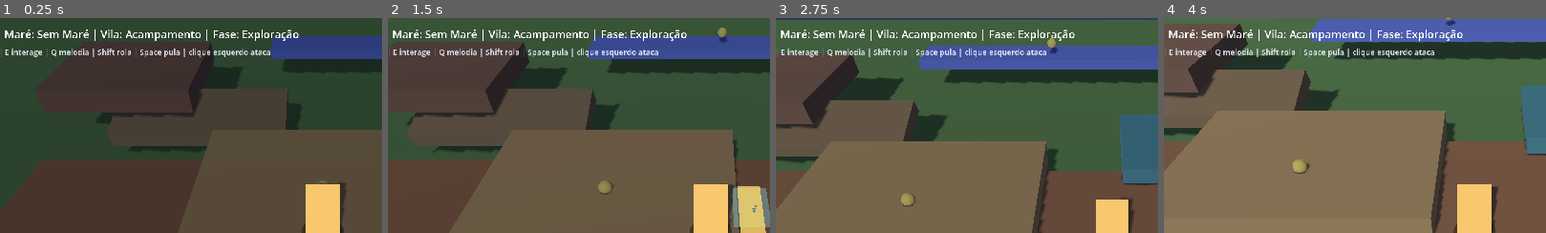
Above: before the commit, frames 1-4 (left to right).
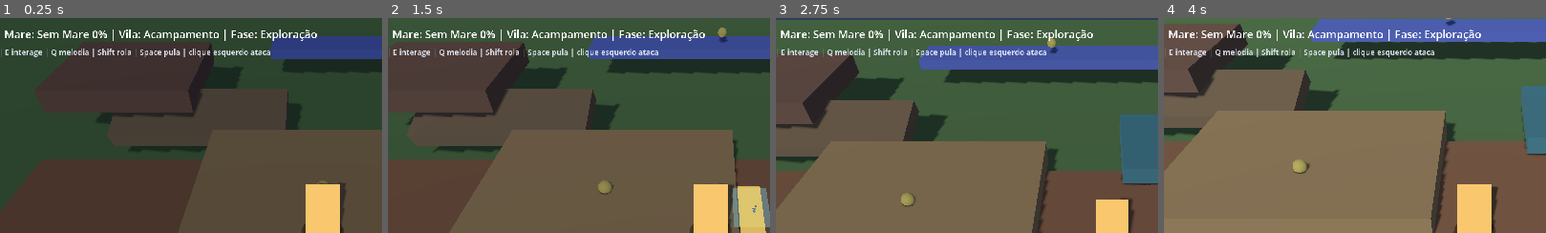
Above: after the commit, the same moments.

Repository: redetho/Project_ScaleTide
Game: Godot game, scene res://scenes/main.tscn
Two runs of this game, one before a commit and one after it. Both use one fixed random seed, a clock stepped at 60 frames per second and the inputs below.
Inputs (mouse positions are % of the whole screen's width and height, from its top left):
- Up to frame 1 (0.25 s): no input
- Up to frame 2 (1.5 s): tap Enter at 0.5 s; move the mouse to (72, 45) at 0.52 s; hold D (p1_move_right) 0.53-1.25 s; click (72, 45) at 0.6 s; tap Space (p1_jump) at 0.77 s; drag from (30, 55) to (45, 70) at 1.27 s
- Up to frame 3 (2.75 s): tap Space (p1_jump) at 2 s; move the mouse to (60, 28) at 2.02 s; hold D (p1_move_right) from 2.03 s (still down); click (60, 28) at 2.1 s
- Up to frame 4 (4 s): release D (p1_move_right) at 2.75 s; drag from (45, 70) to (20, 35) at 2.77 s; tap Enter at 3.5 s; move the mouse to (80, 65) at 3.52 s; hold A (p1_move_left) from 3.53 s (still down); click (80, 65) at 3.6 s; tap Space (p1_jump) at 3.77 s
The pictures show only the part of the screen within x 8-58%, y 0-50%; the shares and areas given below are measured in that part.

The runs differ from the first frame. In frame 1, 1.2% of the frame differs, in the area x 7-83%, y 5-11%; in frame 2, 1.2%; in frame 3, 1.2%; in frame 4, 1.2%.

Commit message:
Add nightly tide rise parameter

Diff:
--- a/scripts/core/tide_manager.gd
+++ b/scripts/core/tide_manager.gd
@@ -1,11 +1,18 @@
 extends Node
 
 signal tide_changed(tide_data: TideData)
+signal tide_level_changed(level: float)
 
 const TideDataScript := preload("res://scripts/resources/tide_data.gd")
 
+@export var max_tide_level := 1.0
+@export var tide_rise_speed := 0.18
+@export var tide_fall_speed := 0.3
+
 var available_tides: Array[TideData] = []
 var current_tide: TideData
+var tide_level := 0.0
+var target_tide_level := 0.0
 var rng := RandomNumberGenerator.new()
 
 
@@ -15,6 +22,16 @@
 	clear_tide()
 
 
+func _process(delta: float) -> void:
+	var speed := tide_rise_speed if target_tide_level > tide_level else tide_fall_speed
+	var next_level := move_toward(tide_level, target_tide_level, speed * delta)
+	if is_equal_approx(next_level, tide_level):
+		return
+
+	tide_level = next_level
+	tide_level_changed.emit(tide_level)
+
+
 func roll_night_tide() -> void:
 	if available_tides.is_empty():
 		clear_tide()
@@ -22,23 +39,25 @@
 
 	var golden_roll := rng.randf()
 	if golden_roll >= 0.96:
-		current_tide = _make_tide("Maré Dourada", Color(1.0, 0.78, 0.22, 0.18), ["peixes raros", "sementes luminosas"], true)
+		current_tide = _make_tide("Mare Dourada", Color(1.0, 0.78, 0.22, 0.18), ["peixes raros", "sementes luminosas"], true)
 	else:
 		current_tide = available_tides[rng.randi_range(0, available_tides.size() - 1)]
 
+	target_tide_level = max_tide_level
 	tide_changed.emit(current_tide)
 
 
 func clear_tide() -> void:
-	current_tide = _make_tide("Sem Maré", Color(0, 0, 0, 0), [], false)
+	current_tide = _make_tide("Sem Mare", Color(0, 0, 0, 0), [], false)
+	target_tide_level = 0.0
 	tide_changed.emit(current_tide)
 
 
 func _build_default_tides() -> void:
 	available_tides = [
-		_make_tide("Maré Azul", Color(0.22, 0.42, 0.95, 0.16), ["correntes de luz", "peixes aéreos"], false),
-		_make_tide("Maré Verde", Color(0.28, 0.85, 0.5, 0.13), ["sementes noturnas", "ervas de bruma"], false),
-		_make_tide("Maré Negra", Color(0.08, 0.02, 0.12, 0.28), ["ecos corrompidos", "fissuras ativas"], false)
+		_make_tide("Mare Azul", Color(0.22, 0.42, 0.95, 0.16), ["correntes de luz", "peixes aereos"], false),
+		_make_tide("Mare Verde", Color(0.28, 0.85, 0.5, 0.13), ["sementes noturnas", "ervas de bruma"], false),
+		_make_tide("Mare Negra", Color(0.08, 0.02, 0.12, 0.28), ["ecos corrompidos", "fissuras ativas"], false)
 	]
 
 
--- a/scripts/main.gd
+++ b/scripts/main.gd
@@ -73,14 +73,18 @@
 func _update_hud() -> void:
 	var time_name := "Dia" if TimeManager.is_daytime() else "Noite"
 	var tide_name := TideManager.current_tide.display_name
-	hud_label.text = "%s %.0f%% | Maré: %s | Vila: %s | Fase: %s" % [
+	hud_label.text = "%s %.0f%% | Mare: %s %.0f%% | Vila: %s | Fase: %s" % [
 		time_name,
 		TimeManager.day_progress * 100.0,
 		tide_name,
+		_normalized_tide_level() * 100.0,
 		VillageManager.stage_name(),
 		GameState.phase_name()
 	]
-	tide_overlay.color = TideManager.current_tide.overlay_color
+
+	var overlay_color := TideManager.current_tide.overlay_color
+	overlay_color.a *= _normalized_tide_level()
+	tide_overlay.color = overlay_color
 
 
 func _update_camera(delta: float) -> void:
@@ -114,6 +118,13 @@
 	sun_light.rotation_degrees = Vector3(lerpf(-34.0, -64.0, daylight), -28.0 + hour * 3.0, 0.0)
 
 
+func _normalized_tide_level() -> float:
+	if TideManager.max_tide_level <= 0.0:
+		return 0.0
+
+	return clampf(TideManager.tide_level / TideManager.max_tide_level, 0.0, 1.0)
+
+
 func _on_day_started(_day: int) -> void:
 	TideManager.clear_tide()
 
Not shown, changed: GDD.md
